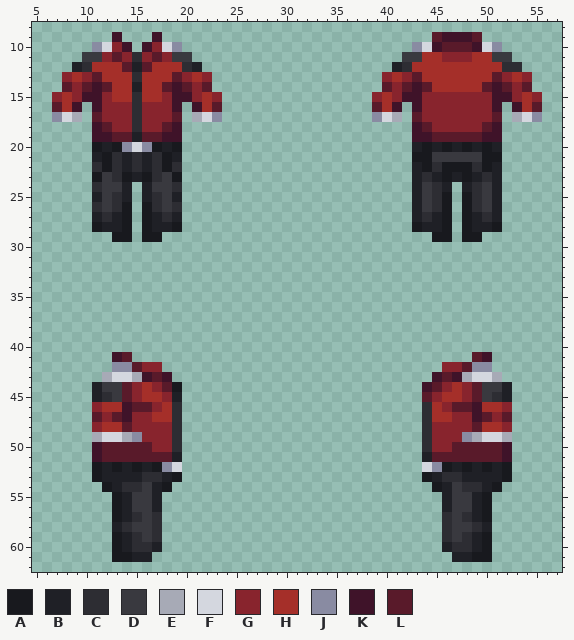
Two versions of one pixel-art sprite, Resources/Textures/Clothing/Uniforms/Jumpsuit/warden.rsi/equipped-INNERCLOTHING.png. That is the earlier state.
The file is 64x64 pixels. Colours within 5 levels of each other are drawn and written as one. Shown: x 5..57, y 8..62.
Palette (. is transparent): A #18191e  B #1f2026  C #2d2d33  D #39393f  E #a7aab6  F #d4d7df  G #88242d  H #a52f29  J #898ba2  K #3f1329  L #591a2a
Pixels before, first column x 7:
 9 ......K...K...........................LKKKL......
10 ....JFGK.KGFJ.......................JFKLLLKFJ....
11 ...DDGLGCGLGDD.....................DDHHGGGHHDD...
12 ..BCHHHLBLHHHCB...................BCHHHHHHHHHCC..
13 .GHGLHHHCHHHLGHG.................GHGLHHHHHHHLGHG.
14 .LGLKLHHBHHLKLGL.................LGLKLHHHHHLKLGL.
15 GHGKKGHHCHHGKKGHG...............GHGKKGGGGGGGKKGHG
16 LHK.KGGGCGGGK.KHL...............LHK.KGGGGGGGK.KHL
17 JFE.LGGGCGGGL.EFJ...............JFE.LGGGGGGGL.EFJ
18 ....KLGGCGGLK.......................KLGGGGGLK....
19 ....KKLLBLLKK.......................KKLLLLLKK....
20 ....ABAJFJABA.......................BABABABAB....
21 ....BACBCBCAB.......................AADDDDDAA....
22 ....CACBCBCAC.......................BACAAACAB....
23 ....ADCABACDA.......................BCBABABCB....
24 ....CDDB.BDDC.......................BDCB.BCDB....
25 ....BDCB.BCDB.......................BDCA.ACDB....
26 ....CDCA.ACDC.......................BDCA.ACDB....
27 ....BCBA.ABCB.......................BCBA.ABCB....
28 ....ABBA.ABBA.......................ABBA.ABBA....
29 ......AA.AA...........................AA.AA......
30 .................................................
31 .................................................
32 .................................................
33 .................................................
34 .................................................
35 .................................................
36 .................................................
37 .................................................
38 .................................................
39 .................................................
40 .................................................
41 ......KL..................................LK.....
42 ......JJLGG............................GGLJJ.....
43 .....EFFEKLK..........................KLKEFFE....
44 ....BDDLGHGLA........................KLGHGLDDB...
45 ....BCDLGHHGB........................LGHHGLDCB...
46 ....GHHKLLGHC........................CHGLLKHHG...
47 ....LGLKGGHHC........................CHHGGKLGL...
48 ....GHHLGGGGC........................CGGGGLHHG...
49 ....EFFEJGGGC........................CGGGJEFFE...
50 ....KLLLLLGGC........................CGGLLLLLK...
51 ....KLLLLLLLB........................BLLLLLLLK...
52 ....ABABABAJF........................FJABABABA...
53 ....ABBBBCCBA........................ABCCBBBBA...
54 .....ABCCDBA..........................ABDCCBA....
55 ......ABDDB............................BDDBA.....
56 ......ABDDB............................BDDBA.....
57 ......ABCDC............................CDCBA.....
58 ......BCDDC............................CDDCB.....
59 ......ABCDC............................CDCBA.....
60 ......ABCCB............................BCCBA.....
61 ......AABB..............................BBAA.....
After:
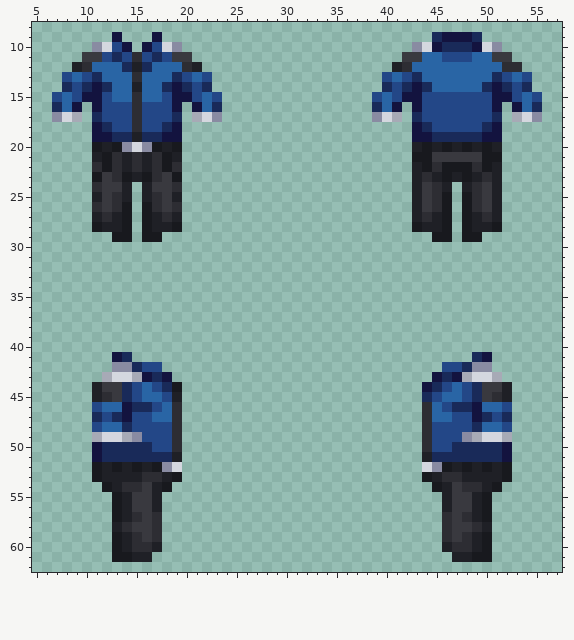
Diff:
Colour G changes from #88242d to #234787.
Colour H changes from #a52f29 to #2965a5.
Colour K changes from #3f1329 to #13133f.
Colour L changes from #591a2a to #192a59.
